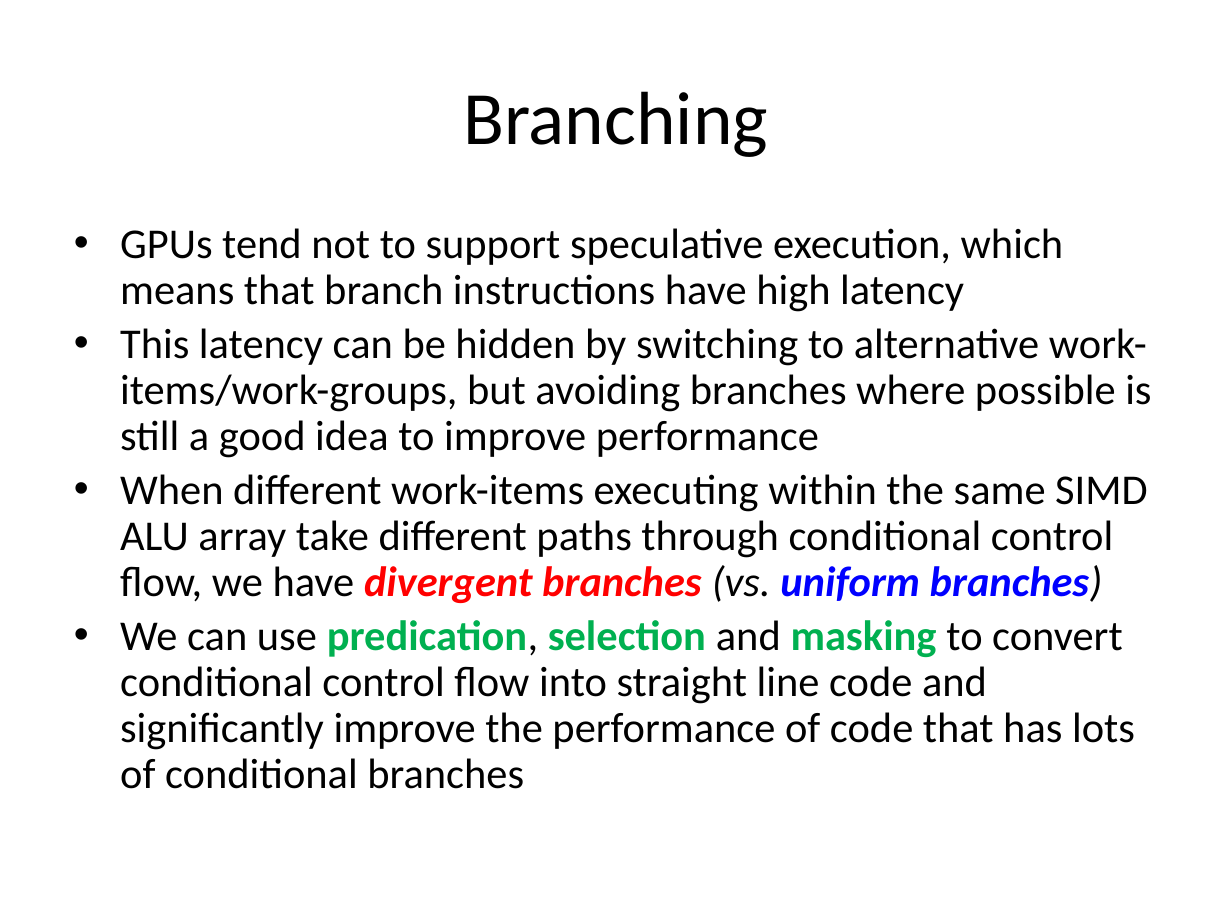
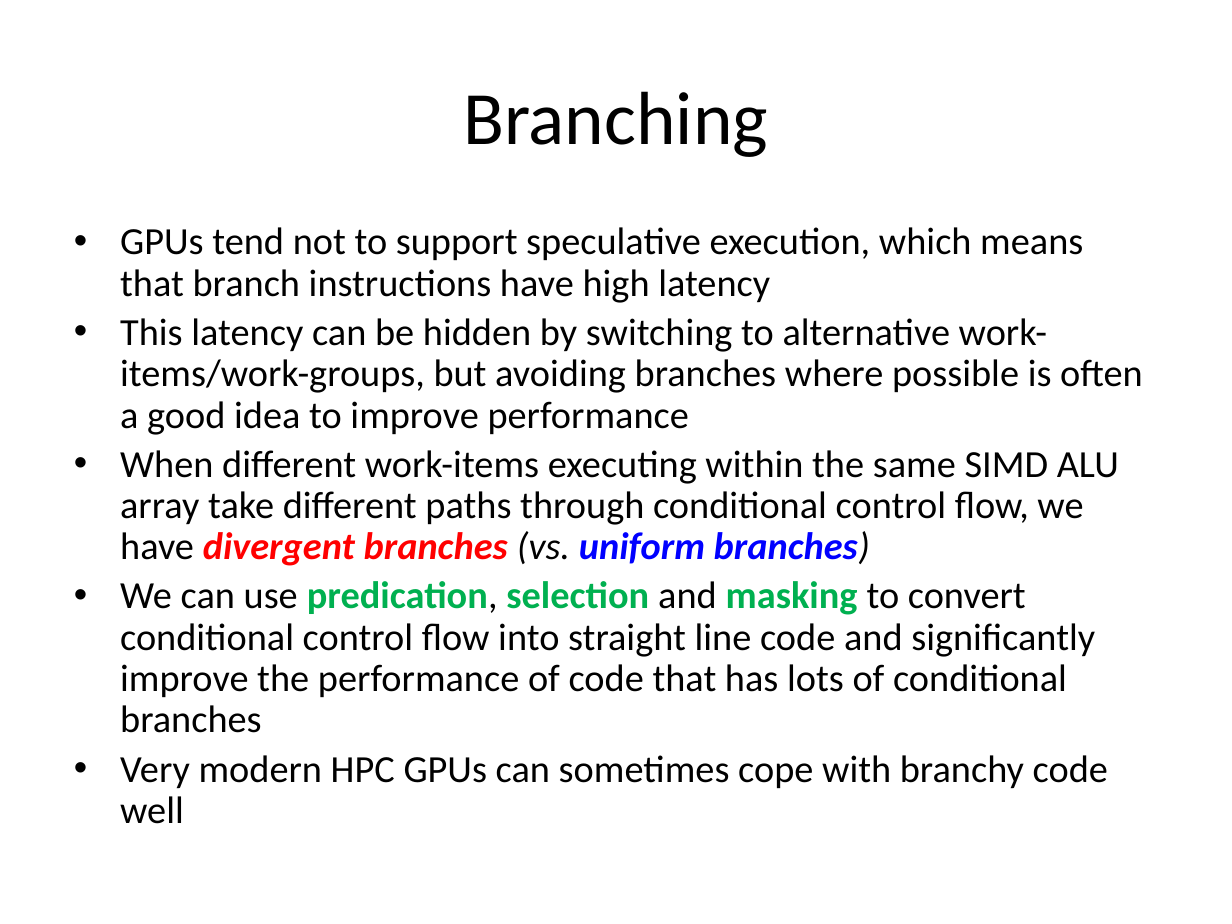
Before and after one commit to UoB-HPC/opencl-training-code, a slide deck: slide 73 of slides/advanced_part3.pptx. Drawn at 1232x924 pixels with LibreOffice and Linux fonts; fonts in the diff are those of the drawing. Boxes give left, top, right and bottom in pixels: in the first picture for what was removed or moved away, otherwise in the second. Text is boxed around its words. In the diff, an @@ line names an element or a change of style, - is before the commit and + after.

```diff
--- a/slides/advanced_part3.pptx
+++ b/slides/advanced_part3.pptx
@@ text at (120, 227, 1119, 733): size 24.8 to 22.4 pt in "GPUs tend not to support speculative execution, ...", "When different work-items executing within the same ...", "We can use predication, selection and masking ..." @@
@@ text at (120, 318, 1143, 435): text changed; size 24.8 to 22.4 pt @@
-• This latency can be hidden by switching to alternative work-items/work-groups, but avoiding branches where possible is still a good idea to improve performance
+• This latency can be hidden by switching to alternative work-items/work-groups, but avoiding branches where possible is often a good idea to improve performance
@@ text at (120, 755, 1108, 824): paragraph added @@
+• Very modern HPC GPUs can sometimes cope with branchy code well
```
Also in this commit, not shown: 4 other slides changed.
